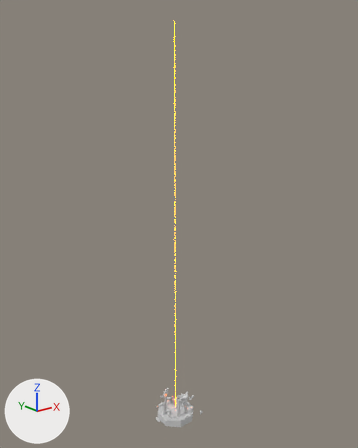
A saved change to the glTF model app/prototypes/0.0.2/public/scenery/temple.glb.
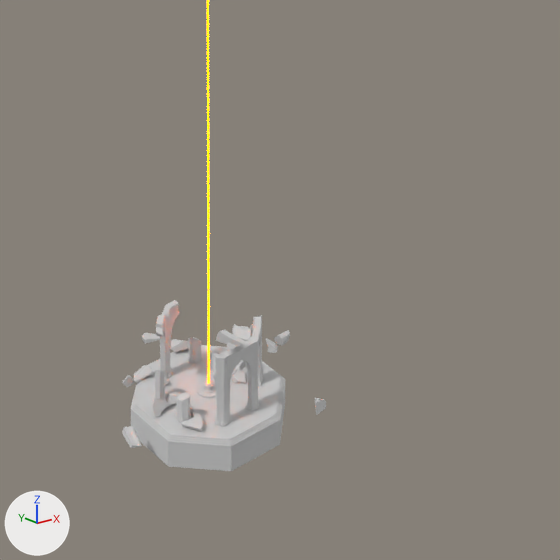
Each version is shown whole from a 50 mm lens placed at (-128.5, -163.3, 161.3), pointed at (3.7, 1.9, 95.2), then close up on the part from 36% to 72% of the width and 71% to 100% of the height. The lights are fixed; the arrows at lower left show +X, +Y and +Z. The last two pictures show the newer version. Where no turn or scale is listed for an object, it has been applied to the vertices.

In view in the first close-up: 'Light Shaft', 'Temple Merged.001_cell.047', 'Temple Steps' and 8 more.
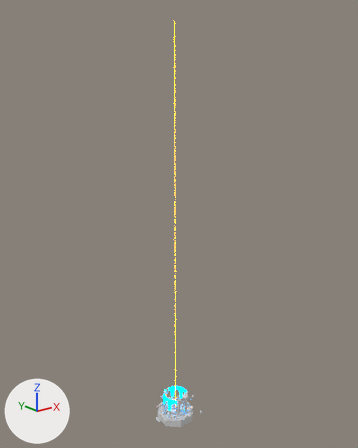
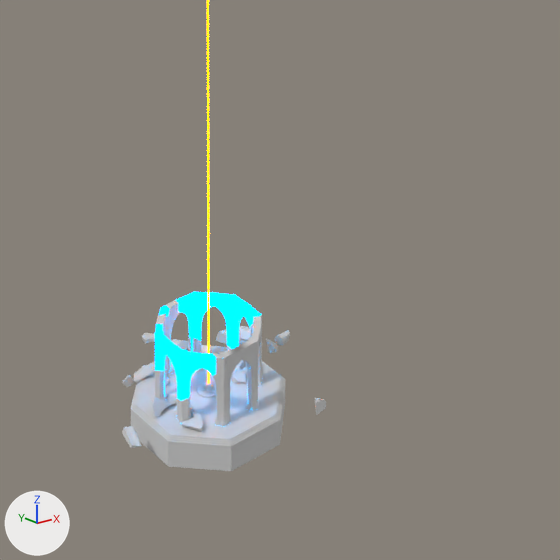
The edits, one by one:
Material 'Hologram' (mat_hologram) is new.
Its base color is (0.0, 0.0, 0.0) (black #000000).
Its metallic is 1.0.
Its roughness is 1.0.
Its emission color is (0.0, 0.372, 1.0) (blue #00a4ff).
Its emission strength is 4.793.
Mesh me_cube_006 is new.
It has 5640 vertices, 11048 faces and spans x -6.0..6.0, y -6.0..6.0, z -4.43..4.43.
It uses material mat_hologram (black #000000, glowing blue #00a4ff).
Object 'Temple Hologram' (ob_temple_hologram) is new; it shows me_cube_006.
Its location is (0.0, 0.0, 5.0).

Changed parts and their boxes [x1, y1, x2, y2] in the close-ups (560 x 560 px):
'Temple Hologram', added
    after: [155, 291, 262, 427]
